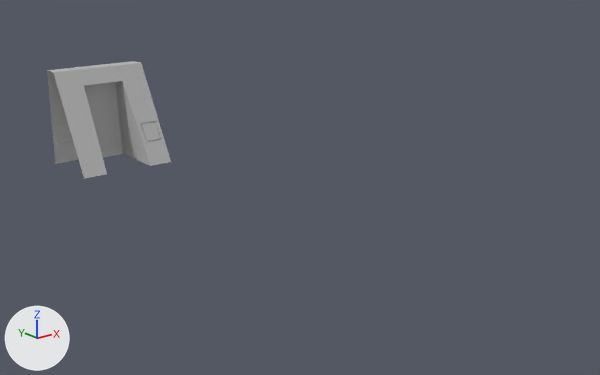
The FBX model Assets/_Render/Fbx/Level 220x220/Door_Slope.fbx as it was, and as the next commit left it.
Both versions are drawn from a camera (50 mm lens) standing at (-11.9, -41.2, 48.1) and looking at (35.1, 17.5, 24.7). Every picture has the same lights, and +X, +Y and +Z are marked at lower left.

The first picture shows 'Frame', 'Hologram'.
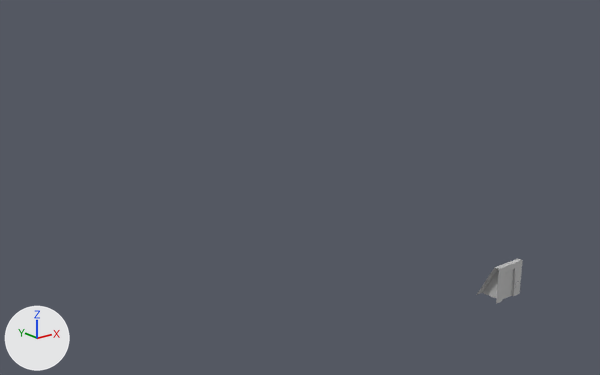
ob_door_slope is not drawn itself; it is the parent of ob_hologram, ob_frame_001, ob_control_panels.

Location of each change, (x1, y1, x2, y2) in pixels of the pictures (600 x 375 px):
'Frame', moved, turned
    before: (47, 61, 171, 179)
    after: (476, 259, 522, 304)
'Hologram', moved, turned
    before: (84, 82, 123, 157)
    after: (502, 270, 513, 299)
'Control_Panel_front', moved, turned
    before: (140, 121, 162, 143)
    after: (481, 282, 489, 289)
'Control_panel_back', moved, turned
    before: (55, 125, 74, 145)
    after: (515, 281, 520, 289)

Diff of the bpy script that builds the scene:
```diff
--- a/Assets/_Render/Fbx/Level 220x220/Door_Slope.fbx.py
+++ b/Assets/_Render/Fbx/Level 220x220/Door_Slope.fbx.py
@@ ob_door_slope @@
 ob_door_slope = bpy.data.objects.new('Door_Slope', None)
-ob_door_slope.location = (7.171, 0.0, 36.09)
-ob_door_slope.rotation_euler = (1.571, 0.0, 0.0)  # degrees (90, 0, 0)
+ob_door_slope.location = (74.8, 22.31, 0.0)
+ob_door_slope.rotation_euler = (1.571, 0.0, -3.142)  # degrees (90, 0, -180)
 ob_door_slope.scale = (0.01, 0.01, 0.01)
```
